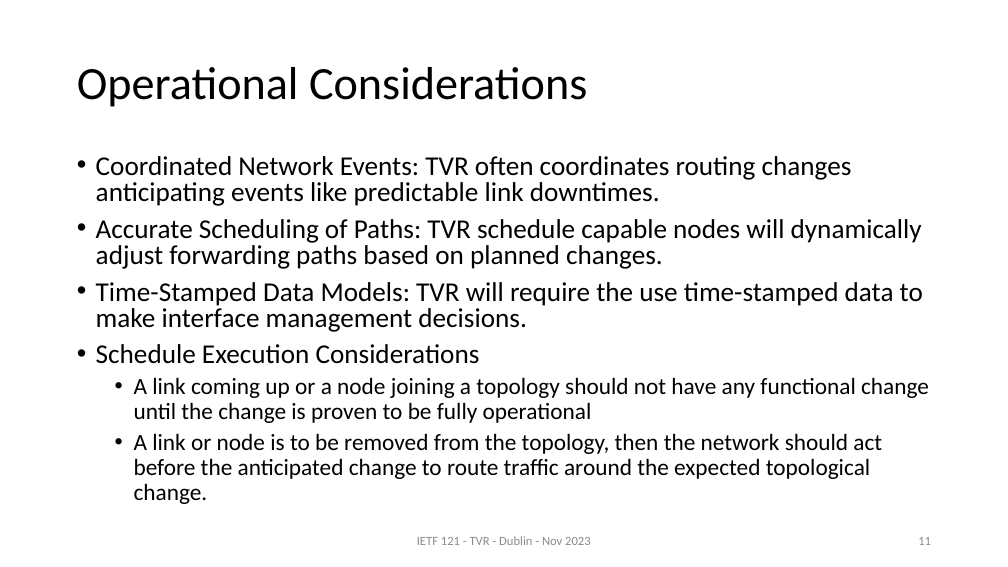
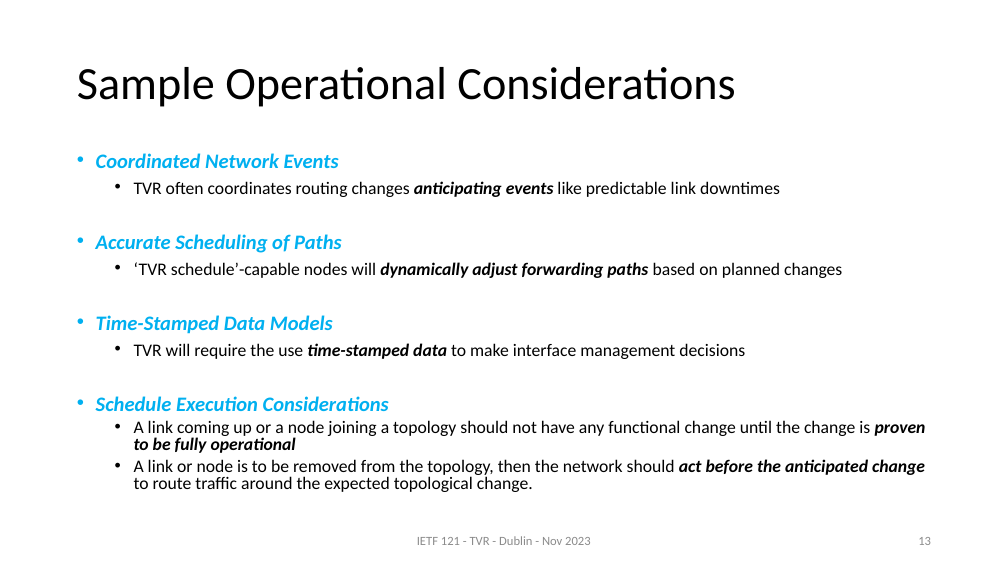
Before and after one commit to zhangli-abcd/TVR-Applicability, a slide deck: slide 13 of slides-121-tvr-applicability-statement v01.pptx (slide 11 before the commit). Drawn at 1008x567 pixels with LibreOffice and Linux fonts; fonts in the diff are those of the drawing. Boxes give left, top, right and bottom in pixels: in the first picture for what was removed or moved away, otherwise in the second. Text is boxed around its words. In the diff, an @@ line names an element or a change of style, - is before the commit and + after.

```diff
--- a/slides-121-tvr-applicability-statement v01.pptx
+++ b/slides-121-tvr-applicability-statement v01.pptx
@@ title at [77, 67, 735, 107]: text changed @@
-Operational Considerations
+Sample Operational Considerations
@@ text at [96, 153, 842, 359]: text changed; size 25.9 to 16.8 pt @@
-  • Coordinated Network Events: TVR often coordinates routing changes anticipating events like predictable link downtimes.
-  • Accurate Scheduling of Paths: TVR schedule capable nodes will dynamically adjust forwarding paths based on planned changes.
-  • Time-Stamped Data Models: TVR will require the use time-stamped data to make interface management decisions.
+  • Coordinated Network Events
+    • TVR often coordinates routing changes anticipating events like predictable link downtimes
+  • Accurate Scheduling of Paths
+    • ‘TVR schedule’-capable nodes will dynamically adjust forwarding paths based on planned changes
+  • Time-Stamped Data Models
+    • TVR will require the use time-stamped data to make interface management decisions
@@ text at [96, 396, 926, 492]: size 25.9 to 19.6 pt, text colour #000000 to #00B0F0 in "Schedule Execution Considerations"; bold on, italic on in "Schedule Execution Considerations", "proven to be fully operational", "act before the anticipated change"; size 22.2 to 16.8 pt in "A link coming up or a node ...", "A link or node is to be ..."; line spacing 0.8 to 0.7; line spacing 0.9 to 0.8 @@
@@ page number at [918, 537, 931, 545]: text changed @@
-11
+13
```
Also in this commit, not shown: 11 other slides changed, 2 slides added.
